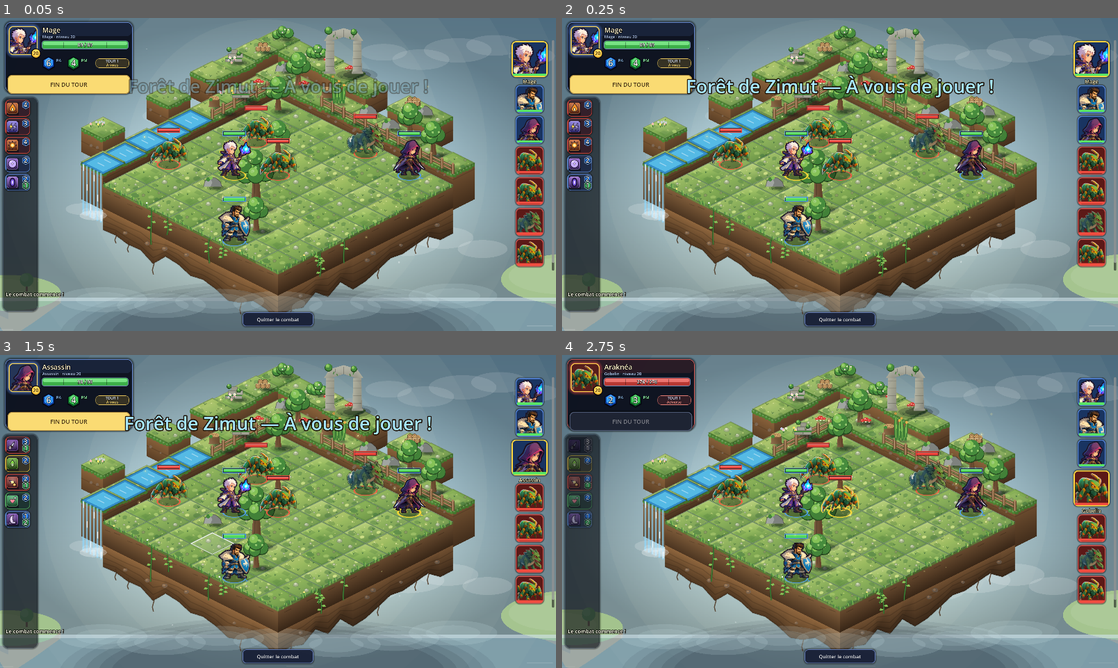
Above: before the commit, frames 1-4 (two rows, left to right).
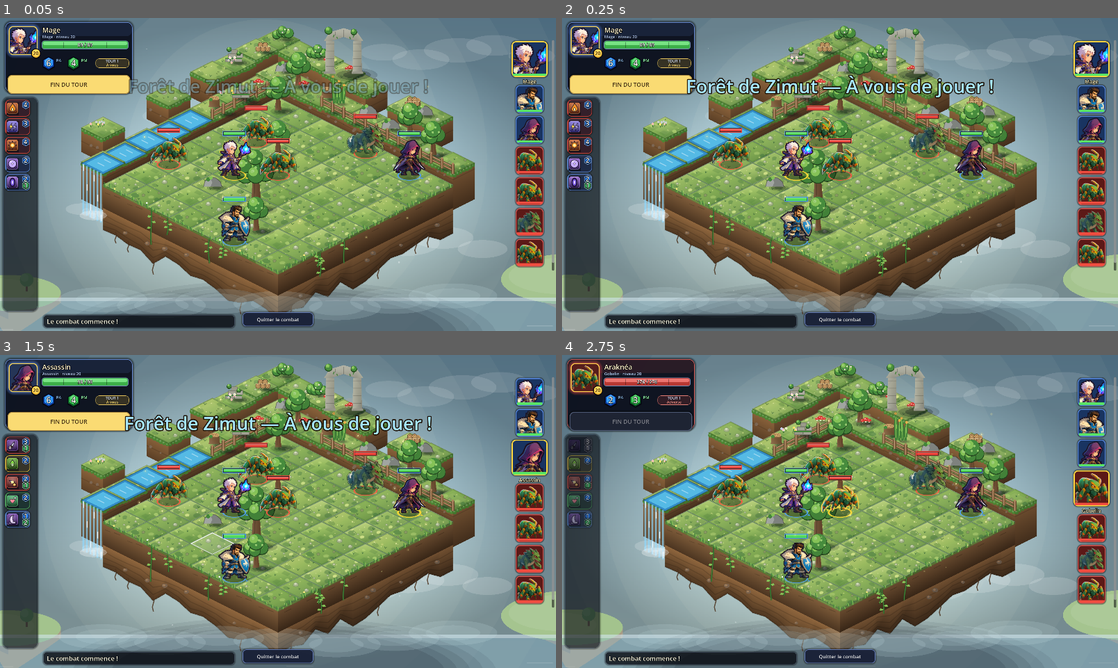
Above: after the commit, the same moments.

Repository: CharlieG42/Zimut
Game: Godot game, scene res://scenes/Main.tscn
Same seed, same stepped clock (60 frames per second), same inputs: the game is played once before the commit and once after it. This scene is started directly instead of the project's main scene.
Inputs (mouse positions are in pixels of both pictures, inside the frame that each line leads up to):
- Up to frame 1 (0.05 s): no input
- Up to frame 2 (0.25 s): no input
- Up to frame 3 (1.5 s): tap Enter at 0.5 s; move the mouse to (400, 495) at 0.52 s; hold Right 0.53-1.25 s; tap Q at 0.6 s; click (400, 495) at 0.67 s; tap Space at 0.77, 1.07 s; drag from (166, 527) to (250, 574) at 1.27 s
- Up to frame 4 (2.75 s): move the mouse to (895, 442) at 2.02 s; hold Right from 2.03 s (still down); tap Enter at 2.1 s; click (895, 442) at 2.17 s

The runs differ from the first frame. In frame 1, 1.7% of the frame differs, in the area x 1-43%, y 87-100%; in frame 2, 1.7%; in frame 3, 1.7%; in frame 4, 1.7%.

Commit message:
Combat : journal lisible (fond, empilé vers le haut, taille selon réglage), noms de la frise non coupés
Co-Authored-By: Claude Opus 5.5 <noreply@anthropic.com>
Claude-Session: https://claude.ai/code/session_01TAibbYEMujBagH9941oXR3

Diff:
--- a/prototype/zimut/scripts/UIManager.gd
+++ b/prototype/zimut/scripts/UIManager.gd
@@ -36,6 +36,8 @@
 var _end_btn: Button
 var _quit_btn: Button
 var _log_box: VBoxContainer
+var _log_panel: PanelContainer
+const LOG_WIDTH := 660.0
 var _banner: Label
 var _info_panel: PanelContainer
 var _info_label: Label
@@ -675,8 +677,16 @@
 			draw_rect(hb, Color(0, 0, 0, 0.8))
 			draw_rect(Rect2(hb.position, Vector2(hb.size.x * ratio, hb.size.y)), Color(0.35, 0.9, 0.4) if e2["team"] == "player" else Color(0.95, 0.3, 0.25))
 			if big:
-				draw_string_outline(font, Vector2(x, y + w + 22.0), String(e2["classe"]), HORIZONTAL_ALIGNMENT_CENTER, w, 18, 5, Color(0, 0, 0, 0.9))
-				draw_string(font, Vector2(x, y + w + 22.0), String(e2["classe"]), HORIZONTAL_ALIGNMENT_CENTER, w, 18, Color(1, 0.95, 0.75))
+				# Nom entier : police réduite si besoin (« Archer Sylvestre » n'est plus coupé)
+				var nm_t: String = String(e2["classe"])
+				var room: float = w + 34.0
+				var nfs: int = 18
+				while nfs > 12 and font.get_string_size(nm_t, HORIZONTAL_ALIGNMENT_LEFT, -1, nfs).x > room:
+					nfs -= 1
+				if font.get_string_size(nm_t, HORIZONTAL_ALIGNMENT_LEFT, -1, nfs).x > room and nm_t.contains(" "):
+					nm_t = nm_t.split(" ")[0]
+				draw_string_outline(font, Vector2(x - 17.0, y + w + 22.0), nm_t, HORIZONTAL_ALIGNMENT_CENTER, room, nfs, 5, Color(0, 0, 0, 0.9))
+				draw_string(font, Vector2(x - 17.0, y + w + 22.0), nm_t, HORIZONTAL_ALIGNMENT_CENTER, room, nfs, Color(1, 0.95, 0.75))
 			y += w + (28.0 if big else 10.0)
 
 
@@ -1054,13 +1064,31 @@
 	_quit_btn.pressed.connect(_on_quit_combat_pressed)
 	_root.add_child(_quit_btn)
 
-	# Journal de combat : colonne bas-gauche, discrete, hors du plateau central
+	# Journal de combat : bas-gauche, à droite de la colonne de sorts, sur un fond
+	# sombre pour rester lisible ; les lignes s'empilent vers le haut (4 au plus).
+	_log_panel = PanelContainer.new()
+	var lst := _flat(Color(0.03, 0.04, 0.07, 0.62), Color(0.35, 0.40, 0.55, 0.55), 12, 1)
+	lst.content_margin_left = 12
+	lst.content_margin_right = 12
+	lst.content_margin_top = 6
+	lst.content_margin_bottom = 6
+	_log_panel.add_theme_stylebox_override("panel", lst)
+	_log_panel.anchor_left = 0.0
+	_log_panel.anchor_right = 0.0
+	_log_panel.anchor_top = 1.0
+	_log_panel.anchor_bottom = 1.0
+	_log_panel.offset_left = 150.0
+	_log_panel.offset_right = 150.0 + LOG_WIDTH
+	_log_panel.offset_top = -40.0
+	_log_panel.offset_bottom = -12.0
+	_log_panel.grow_vertical = Control.GROW_DIRECTION_BEGIN
+	_log_panel.mouse_filter = Control.MOUSE_FILTER_IGNORE
+	_log_panel.visible = false
+	_root.add_child(_log_panel)
 	_log_box = VBoxContainer.new()
 	_log_box.add_theme_constant_override("separation", 2)
-	_log_box.position = Vector2(20, 940)
-	_log_box.size = Vector2(560, 130)
 	_log_box.mouse_filter = Control.MOUSE_FILTER_IGNORE
-	_root.add_child(_log_box)
+	_log_panel.add_child(_log_box)
 
 	# Bannière
 	_banner = Label.new()
@@ -1369,22 +1397,37 @@
 		return
 	var l := Label.new()
 	l.text = text
-	l.add_theme_font_size_override("font_size", 18)
+	l.add_theme_font_size_override("font_size", roundi(19.0 * UiFit.user_mult()))
 	l.add_theme_color_override("font_color", Color(1, 1, 0.92))
 	l.add_theme_color_override("font_outline_color", Color(0, 0, 0, 0.95))
-	l.add_theme_constant_override("outline_size", 6)
+	l.add_theme_constant_override("outline_size", 5)
 	l.autowrap_mode = TextServer.AUTOWRAP_WORD_SMART
-	l.custom_minimum_size = Vector2(540, 0)
+	l.custom_minimum_size = Vector2(LOG_WIDTH - 24.0, 0)
 	l.mouse_filter = Control.MOUSE_FILTER_IGNORE
 	_log_box.add_child(l)
-	while _log_box.get_child_count() > 6:
+	_log_panel.visible = true
+	while _log_box.get_child_count() > 3:
 		var old: Node = _log_box.get_child(0)
 		_log_box.remove_child(old)
 		old.queue_free()
-	var tw: Tween = create_tween()
-	tw.tween_interval(5.0)
+	call_deferred("_fit_log")
+	var tw: Tween = l.create_tween()
+	tw.tween_interval(6.0)
 	tw.tween_property(l, "modulate:a", 0.0, 1.2)
-	tw.tween_callback(l.queue_free)
+	tw.tween_callback(func() -> void:
+		if is_instance_valid(l):
+			l.queue_free()
+		if is_instance_valid(_log_box) and _log_box.get_child_count() <= 1:
+			_log_panel.visible = false
+		call_deferred("_fit_log"))
+
+
+## Le journal pousse vers le haut : on recale son bord supérieur sur sa hauteur réelle.
+func _fit_log() -> void:
+	if not is_instance_valid(_log_panel):
+		return
+	var h: float = _log_panel.get_combined_minimum_size().y
+	_log_panel.offset_top = _log_panel.offset_bottom - h
 
 
 func _on_fx(kind: String, _d: Dictionary) -> void:
